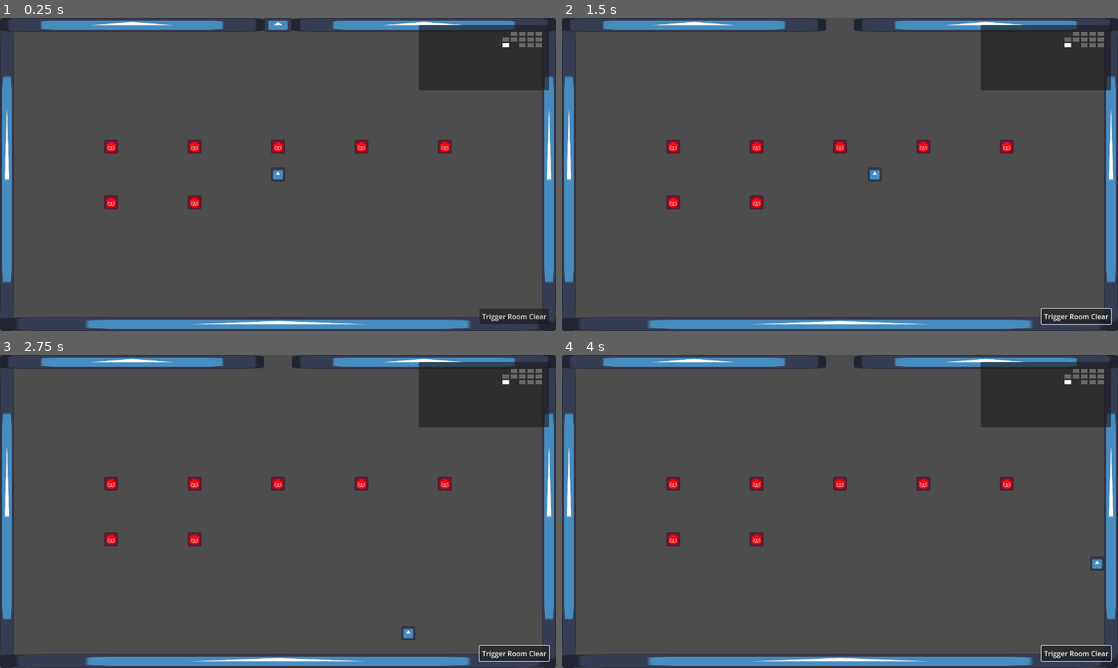
Above: before the commit, frames 1-4 (two rows, left to right).
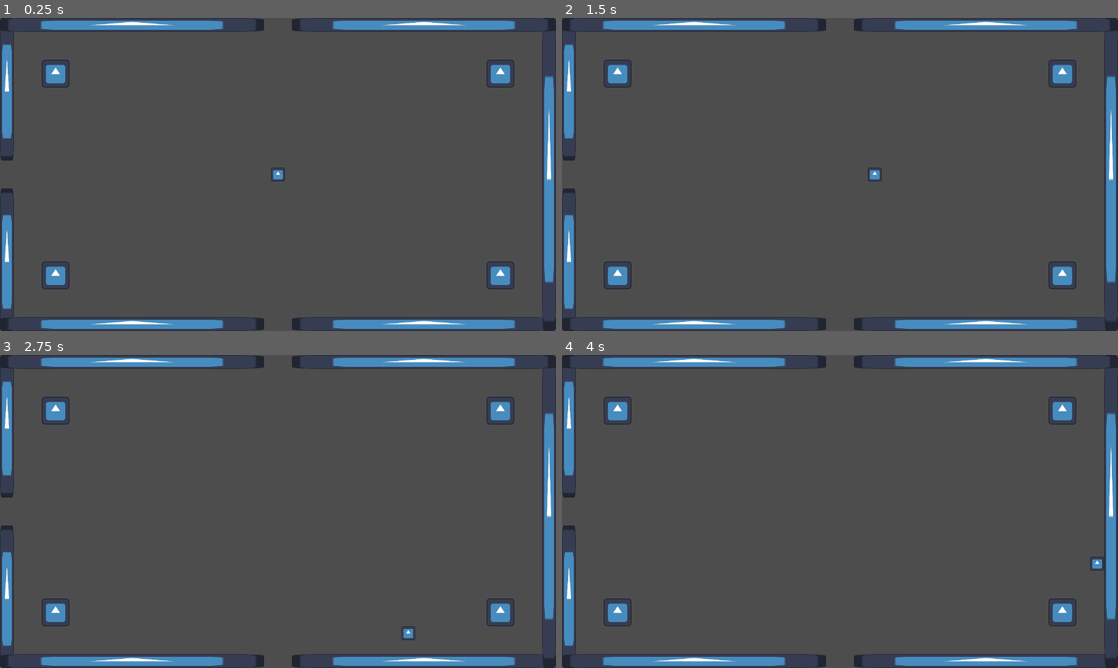
Above: after the commit, the same moments.

Repository: axQuadratic/IKEA-Escape-Quest
Game: Godot game, scene res://scenes/map.tscn
The game is run twice, just before and just after one commit, with the same random seed, the same clock (stepped at 60 frames per second) and the same inputs. The engine's default icon, where the game draws it, is replaced by a stand-in: a white triangle on a blue panel in a dark square.
Inputs (mouse positions are in pixels of both pictures, inside the frame that each line leads up to):
- Up to frame 1 (0.25 s): no input
- Up to frame 2 (1.5 s): click (1073, 315) at 0.5 s, where only the run before the commit has a clickable "Trigger Room Clear"; tap Enter at 1.25 s; move the mouse to (962, 158) at 1.27 s; hold D (right) from 1.28 s (still down); click (962, 158) at 1.42 s
- Up to frame 3 (2.75 s): move the mouse to (166, 527) at 2.02 s; release D (right) at 2.03 s; hold S (down) from 2.03 s (still down)
- Up to frame 4 (4 s): move the mouse to (895, 442) at 2.77 s; release S (down) at 2.78 s; hold D (right) 2.78-3.53 s; move the mouse to (812, 574) at 3.52 s; hold W (up) from 3.53 s (still down); click (812, 574) at 3.67 s

The runs differ from the first frame. In frame 1, 9.4% of the frame differs, in the area x 0-99%, y 0-100%; in frame 2, 9.3%; in frame 3, 9.3%; in frame 4, 9.3%.
Error after the commit: Attempt to call function 'update_minimap' in base 'null instance' on a null instance. (res://scripts/map-manager/map.gd:140)

Commit message:
Map things

Diff:
--- a/scenes/map.tscn
+++ b/scenes/map.tscn
@@ -3,7 +3,7 @@
 [ext_resource type="Script" path="res://scripts/map-manager/map.gd" id="1_1yym6"]
 [ext_resource type="PackedScene" uid="uid://be256m1ttfvev" path="res://scenes/player.tscn" id="1_4r1un"]
 [ext_resource type="PackedScene" uid="uid://jvb0lna6ynwc" path="res://scenes/map-manager/room.tscn" id="2_c818s"]
-[ext_resource type="Script" path="res://scripts/map-manager/minimap/minimap.gd" id="4_welux"]
+[ext_resource type="PackedScene" uid="uid://c4exliespinxy" path="res://scenes/interface.tscn" id="4_odcxl"]
 
 [sub_resource type="RectangleShape2D" id="RectangleShape2D_mf0yf"]
 size = Vector2(64, 32)
@@ -39,40 +39,6 @@
 position = Vector2(16, 360)
 shape = SubResource("RectangleShape2D_t6k8k")
 
-[node name="Control" type="Control" parent="."]
-layout_mode = 3
-anchors_preset = 10
-anchor_right = 1.0
-offset_right = 1280.0
-offset_bottom = 720.0
-grow_horizontal = 2
-
-[node name="MinimapPanel" type="PanelContainer" parent="Control"]
-layout_mode = 0
-offset_left = 964.0
-offset_top = 16.0
-offset_right = 1264.0
-offset_bottom = 166.0
-
-[node name="Minimap" type="GridContainer" parent="Control"]
-layout_mode = 2
-offset_left = 964.0
-offset_top = 32.0
-offset_right = 1248.0
-offset_bottom = 216.0
-script = ExtResource("4_welux")
-
-[node name="Button" type="Button" parent="Control"]
-layout_mode = 1
-anchors_preset = 2
-anchor_top = 1.0
-anchor_bottom = 1.0
-offset_left = 1104.0
-offset_top = -51.0
-offset_right = 1264.0
-offset_bottom = -16.0
-grow_vertical = 0
-text = "Trigger Room Clear"
+[node name="Control" parent="." instance=ExtResource("4_odcxl")]
 
 [connection signal="body_shape_entered" from="DoorManager" to="." method="on_door_entered"]
-[connection signal="pressed" from="Control/Button" to="." method="on_enemy_defeated"]
--- a/scripts/map-manager/map.gd
+++ b/scripts/map-manager/map.gd
@@ -3,7 +3,7 @@
 
 @onready var player: Node2D = get_node("Player")
 @onready var room: Node2D = get_node("Room")
-@onready var minimap: Control = get_node("Control/Minimap")
+@onready var minimap: Control = get_node("Control/MinimapContainer/MinimapContainerInner/Minimap")
 
 
 class Room:
@@ -11,13 +11,13 @@
 	var room_floor: String
 	var room_position: Vector2i
 	var room_enemies: Array[String]
+	var room_cleared: bool = false
 
 	func _init(_room_walls, _room_floor, _room_position, _room_enemies) -> void:
 		self.room_walls = _room_walls
 		self.room_floor = _room_floor
 		self.room_position = _room_position
 		self.room_enemies = _room_enemies
-
 
 var map_data: Array[Room]
 
@@ -31,7 +31,7 @@
 func generate_map() -> void:
 	randomize()
 
-	var room_count: int = randi_range(10, 20)
+	var room_count: int = randi_range(10, 30)
 
 	var floor_types: Array[String]
 	var floor_dir = DirAccess.open("res://scenes/map-manager/floors/")
@@ -73,7 +73,13 @@
 
 		var new_enemies: Array[String]
 
-		var enemy_count: int = randi_range(0, 10)
+		var enemy_count: int
+		match randi_range(0, 1):
+			0:
+				enemy_count = randi_range(1, 10)
+			1:
+				enemy_count = 0
+
 		for k in range(enemy_count):
 			new_enemies.append(GlobalAssets.enemies.keys()[randi() % GlobalAssets.enemies.size()])
 
@@ -118,6 +124,16 @@
 	room.room_walls = current_room.room_walls
 	room.room_floor = current_room.room_floor
 	room.room_enemies = current_room.room_enemies
+	room.room_cleared = current_room.room_cleared
+
+	if not room.room_cleared and len(room.room_enemies) == 0:
+		room.room_cleared = true
+
+		for data_room in map_data:
+			if data_room.room_position != player_current_pos: continue
+
+			data_room.room_cleared = true
+			break
 
 	if first_update:
 		room.generate_room()
@@ -150,3 +166,9 @@
 
 func on_enemy_defeated() -> void:
 	room.call_deferred("clear_room")
+
+	for data_room in map_data:
+		if data_room.room_position != player_current_pos: continue
+
+		data_room.room_cleared = true
+		break
--- a/scripts/map-manager/minimap/minimap.gd
+++ b/scripts/map-manager/minimap/minimap.gd
@@ -7,11 +7,26 @@
 	for icon in get_children():
 		icon.queue_free()
 
+	# Determine map bounds
 	var highest_x_pos: int
 	for room in map_data:
 		if room.room_position.x <= highest_x_pos: continue
 
 		highest_x_pos = room.room_position.x
+
+	var lowest_x_pos: int = 99
+	for room in map_data:
+		if room.room_position.x > lowest_x_pos: continue
+
+		lowest_x_pos = room.room_position.x
+
+	var x_span: int = highest_x_pos + 1 - lowest_x_pos
+
+	var highest_y_pos: int
+	for room in map_data:
+		if room.room_position.y <= highest_y_pos: continue
+
+		highest_y_pos = room.room_position.y
 
 	var lowest_y_pos: int = 99
 	for room in map_data:
@@ -19,22 +34,55 @@
 
 		lowest_y_pos = room.room_position.y
 
-	columns = highest_x_pos + 1
+	var y_span: int = highest_y_pos + 1 - lowest_y_pos
 
+	# Add padding to ensure square shape of minimap
+	if x_span > y_span:
+		if x_span - y_span % 2 == 0:
+			lowest_y_pos -= (x_span - y_span) / 2
+			highest_y_pos += (x_span - y_span) / 2
+
+		else:
+			lowest_y_pos -= floori(float(x_span - y_span) / 2)
+			highest_y_pos += ceili(float(x_span - y_span) / 2)
+
+		y_span += x_span - y_span
+
+	elif y_span > x_span:
+		if y_span - x_span % 2 == 0:
+			lowest_x_pos -= (y_span - x_span) / 2
+			highest_x_pos += (y_span - x_span) / 2
+
+		else:
+			lowest_x_pos -= floori(float(y_span - x_span) / 2)
+			highest_x_pos += ceili(float(y_span - x_span) / 2)
+
+		x_span += y_span - x_span
+
+	# Determine room locations
 	var room_positions: Array[Vector2i]
+	var cleared_positions: Array[Vector2i]
 	for room in map_data:
-		room_positions.append(Vector2i(room.room_position.x, room.room_position.y - lowest_y_pos))
+		room_positions.append(Vector2i(room.room_position.x - lowest_x_pos, room.room_position.y - lowest_y_pos))
 
-	player_current_pos = Vector2i(player_current_pos.x, player_current_pos.y - lowest_y_pos)
+		if not room.room_cleared: continue
+		cleared_positions.append(Vector2i(room.room_position.x - lowest_x_pos, room.room_position.y - lowest_y_pos))
 
-	for y in range(highest_x_pos + 1):
-		for x in range(highest_x_pos + 1):
+	player_current_pos = Vector2i(player_current_pos.x - lowest_x_pos, player_current_pos.y - lowest_y_pos)
+
+	columns = x_span
+
+	# Draw the minimap tiles based on determined bounds
+	for y in range(y_span):
+		for x in range(x_span):
 			var new_icon: ColorRect = map_icon.instantiate()
 
 			if player_current_pos == Vector2i(x, y):
-				new_icon.color = "#ffffff"
+				new_icon.color = "#ffffffe0"
+			elif Vector2i(x, y) in room_positions and Vector2i(x, y) in cleared_positions:
+				new_icon.color = "#696969e0"
 			elif Vector2i(x, y) in room_positions:
-				new_icon.color = "#696969"
+				new_icon.color = "#505050a0"
 			else:
 				new_icon.color = "#00000000"
 
--- a/scripts/map-manager/room.gd
+++ b/scripts/map-manager/room.gd
@@ -1,4 +1,5 @@
 extends Node2D
+
 
 var floors: Array[PackedScene]
 
@@ -6,6 +7,7 @@
 @export var room_floor: String
 
 @export var room_enemies: Array[String]
+@export var room_cleared: bool
 
 @onready var door_collision_manager: StaticBody2D = get_node("DoorCollisionManager")
 
@@ -51,6 +53,10 @@
 	add_child(floor_instance)
 	move_child(floor_instance, 0)
 
+	if len(room_enemies) == 0 or room_cleared:
+		clear_room()
+		return
+
 	var enemy_index: int = 0
 	for child in floor_instance.get_children():
 		if not "SpawnPoint" in child.name: continue
@@ -65,7 +71,9 @@
 
 func clear_room() -> void:
 	# Triggered when all enemies are defeated
-	print("Room cleared!")
+
 	for door in door_collision_manager.get_children():
 		door.disabled = true
 		door.visible = false
+
+	room_cleared = true
--- a/scripts/player.gd
+++ b/scripts/player.gd
@@ -11,6 +11,7 @@
 	move_and_slide()
 
 func _input(event):
+	return
 	# Mouse in viewport coordinates.
 	if event is InputEventMouseButton:
 		print("Mouse Click/Unclick at: ", event.position)
Not shown, changed: .gitignore
